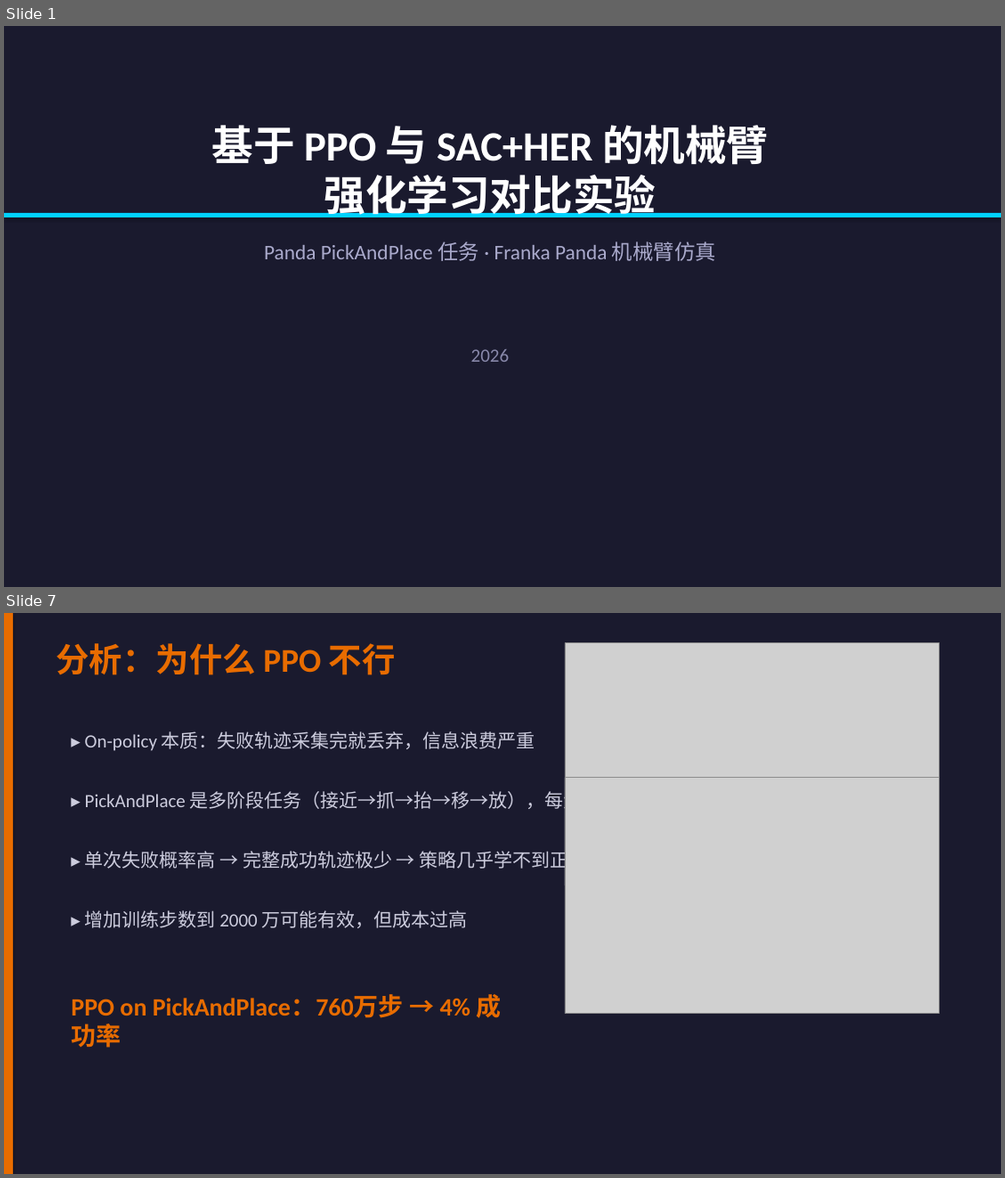
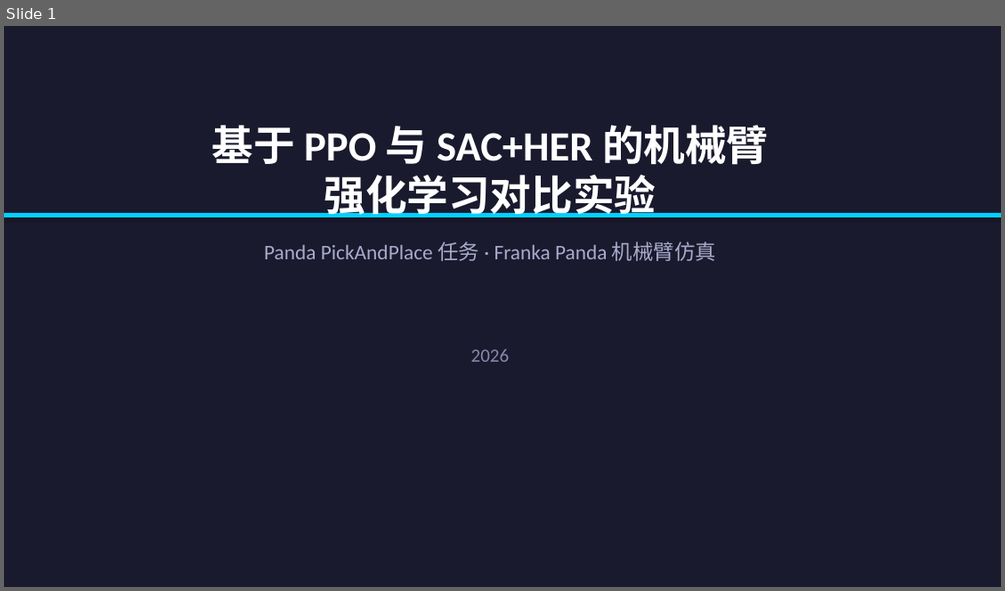
Before and after one commit to baobaolong777/RLStudy, a slide deck: 汇报PPT_PPO_vs_SAC_HER.pptx. Shown one above the other, each under a label of ours: slides 1 and 7 before the commit, slide 1 after it; the slides between them are not shown. The pictures are 1005x1178 and 1005x591 pixels, drawn with LibreOffice and Linux fonts; fonts in the diff are those of the drawing; grey boxes stand for pictures. Boxes give left, top, right and bottom in pixels: in the first picture for what was removed or moved away, otherwise in the second. Text is boxed around its words. In the diff, an @@ line names an element or a change of style, - is before the commit and + after.

```diff
--- a/汇报PPT_PPO_vs_SAC_HER.pptx
+++ b/汇报PPT_PPO_vs_SAC_HER.pptx
@@ slide 7 removed at (4, 613, 1001, 1174), background #1A1A2E @@
@@ rectangle removed at (4, 613, 13, 1174) @@
@@ text removed at (57, 643, 396, 675) @@
-分析：为什么 PPO 不行
@@ picture removed at (565, 643, 938, 885) @@
@@ text removed at (85, 731, 535, 751) @@
-▸ On-policy 本质：失败轨迹采集完就丢弃，信息浪费严重
@@ text removed at (85, 788, 676, 811) @@
-▸ PickAndPlace 是多阶段任务（接近→抓→抬→移→放），每步都可能失败
@@ picture removed at (565, 778, 938, 1013) @@
@@ text removed at (85, 848, 624, 871) @@
-▸ 单次失败概率高 → 完整成功轨迹极少 → 策略几乎学不到正面信息
@@ text removed at (85, 910, 468, 928) @@
-▸ 增加训练步数到 2000 万可能有效，但成本过高
@@ text removed at (71, 994, 502, 1047) @@
-PPO on PickAndPlace：760万步 → 4% 成功率
```
Also in this commit, not shown: 5 slides changed, 6 slides added, 2 other slides removed, 1 other file.
